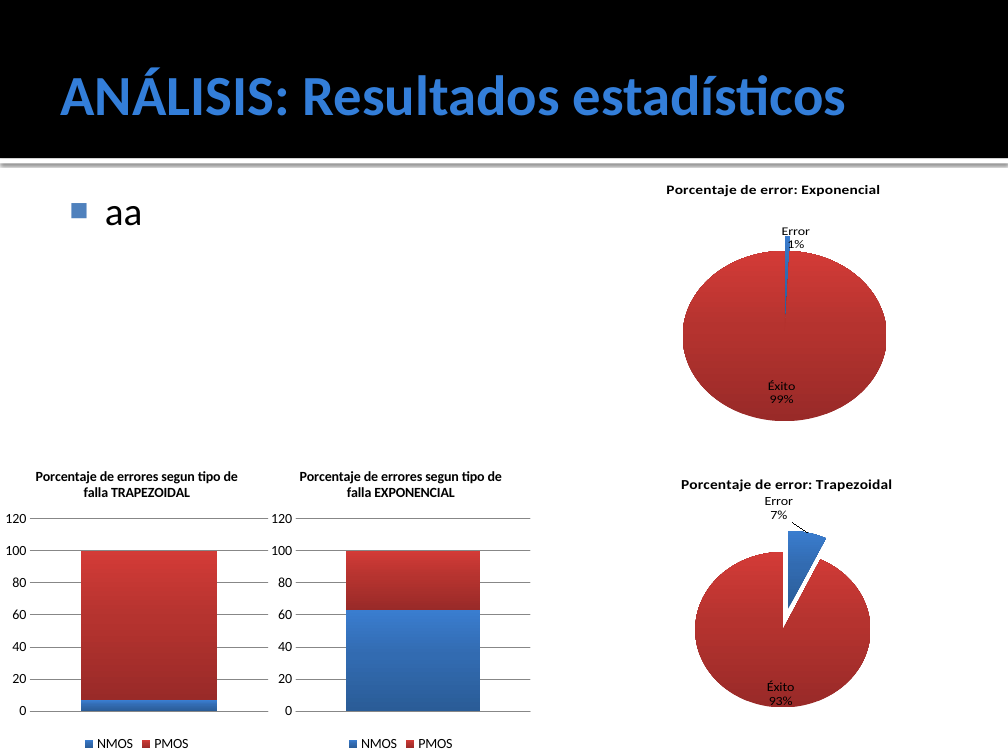
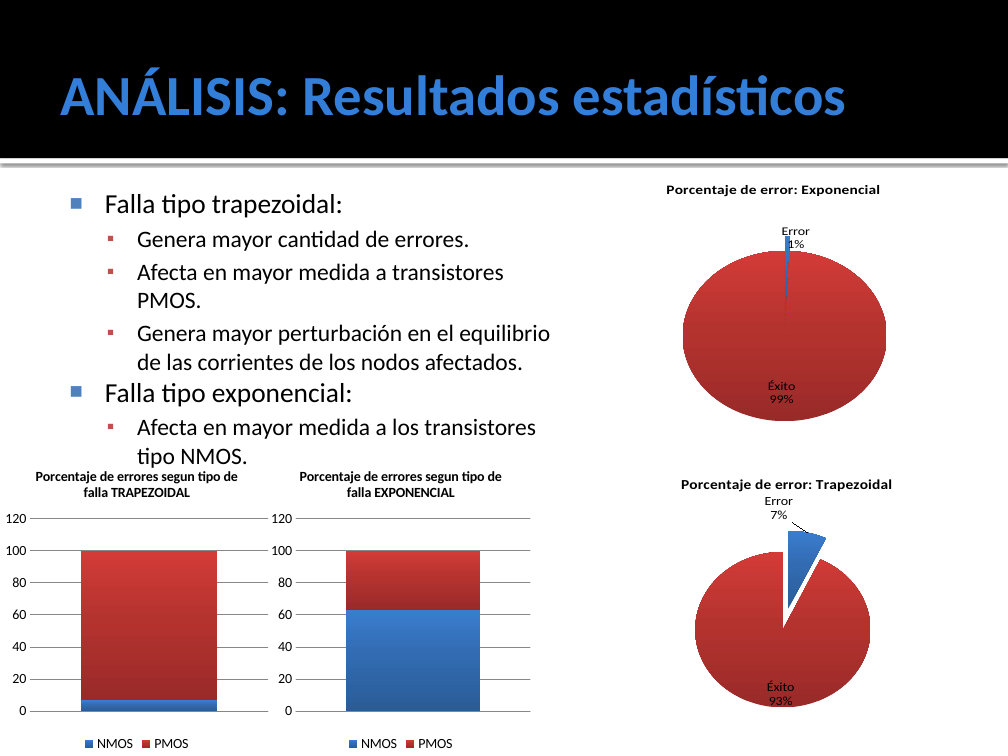
Before and after one commit to ginotkj/fiocs, a slide deck: slide 13 of Documentation/Documentacion/PRESENTACION_FACU.pptx. Drawn at 1008x756 pixels with LibreOffice and Linux fonts; fonts in the diff are those of the drawing. Boxes give left, top, right and bottom in pixels: in the first picture for what was removed or moved away, otherwise in the second. Text is boxed around its words. In the diff, an @@ line names an element or a change of style, - is before the commit and + after.

```diff
--- a/Documentation/Documentacion/PRESENTACION_FACU.pptx
+++ b/Documentation/Documentacion/PRESENTACION_FACU.pptx
@@ text removed at (105, 206, 143, 226) @@
-■ aa
@@ text added at (105, 194, 550, 464), 16.8 pt, text #000000 @@
+■ Falla tipo trapezoidal:
+  ▪ Genera mayor cantidad de errores.
+  ▪ Afecta en mayor medida a transistores PMOS.
+  ▪ Genera mayor perturbación en el equilibrio de las corrientes de los nodos afectados.
+■ Falla tipo exponencial:
+  ▪ Afecta en mayor medida a los transistores tipo NMOS.
```
Also in this commit, not shown: 3 other slides changed, 1 other file.
